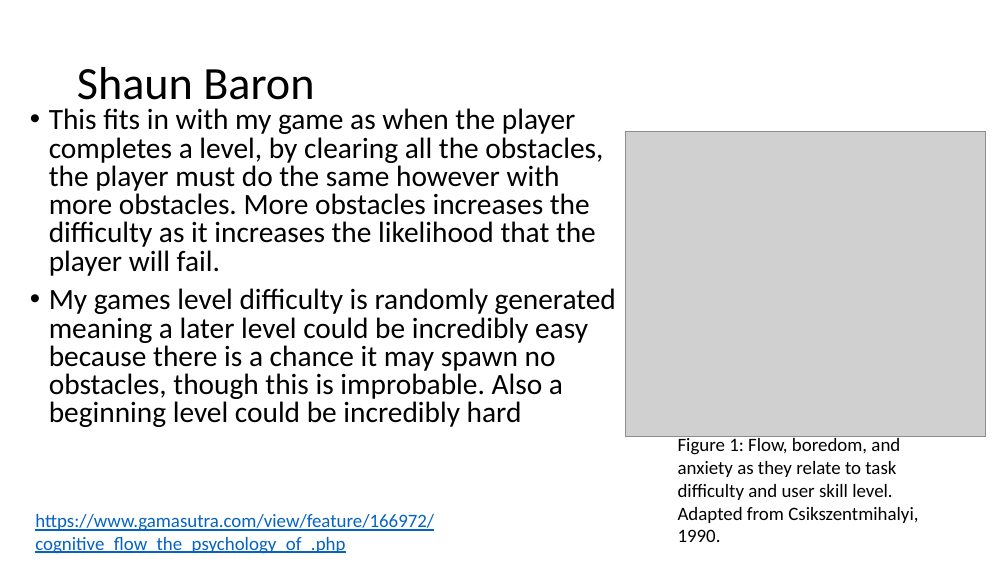
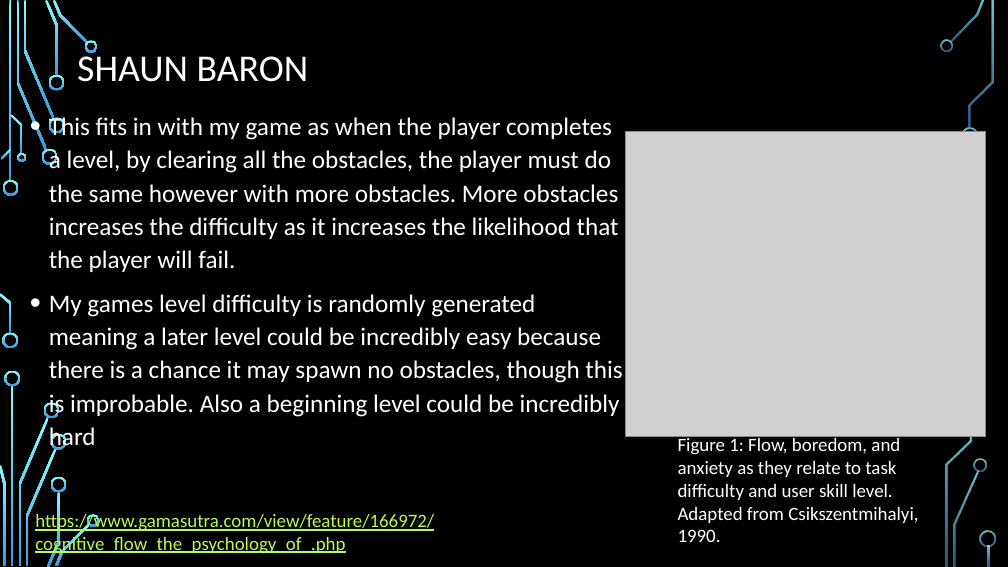
Before and after one commit to Mukkablue/PotatoEatersGame, a slide deck: slide 7 of ExamPresentationTemplate.pptx. Drawn at 1008x567 pixels with LibreOffice and Linux fonts; fonts in the diff are those of the drawing; grey boxes stand for pictures; background and template pictures are left out. Boxes give left, top, right and bottom in pixels: in the first picture for what was removed or moved away, otherwise in the second. Text is boxed around its words. In the diff, an @@ line names an element or a change of style, - is before the commit and + after.

```diff
--- a/ExamPresentationTemplate.pptx
+++ b/ExamPresentationTemplate.pptx
@@ background #FFFFFF to picture (left out) @@
@@ title at [77,50,309,82]: text changed; size 44 to 36 pt; text colour #000000 to #FFFFFF @@
-Shaun Baron
+SHAUN BARON
@@ text "This fits in with my ..." at [49,115,622,451]: size 28 to 24 pt, text colour #000000 to #FFFFFF; line spacing 0.8 to 1.1 @@
@@ text "Figure 1: Flow, boredom, and ..." at [678,436,918,542]: text colour #000000 to #FFFFFF @@
@@ text "https://www.gamasutra.com/view/feature/166972/cognitive_flow ..." at [35,512,434,555]: text colour #0563C1 to #B8FA56 @@
@@ group added at [0,0,996,567]: 32 freeform shapes, 3 rectangles @@
```
Also in this commit, not shown: 10 other slides changed.
